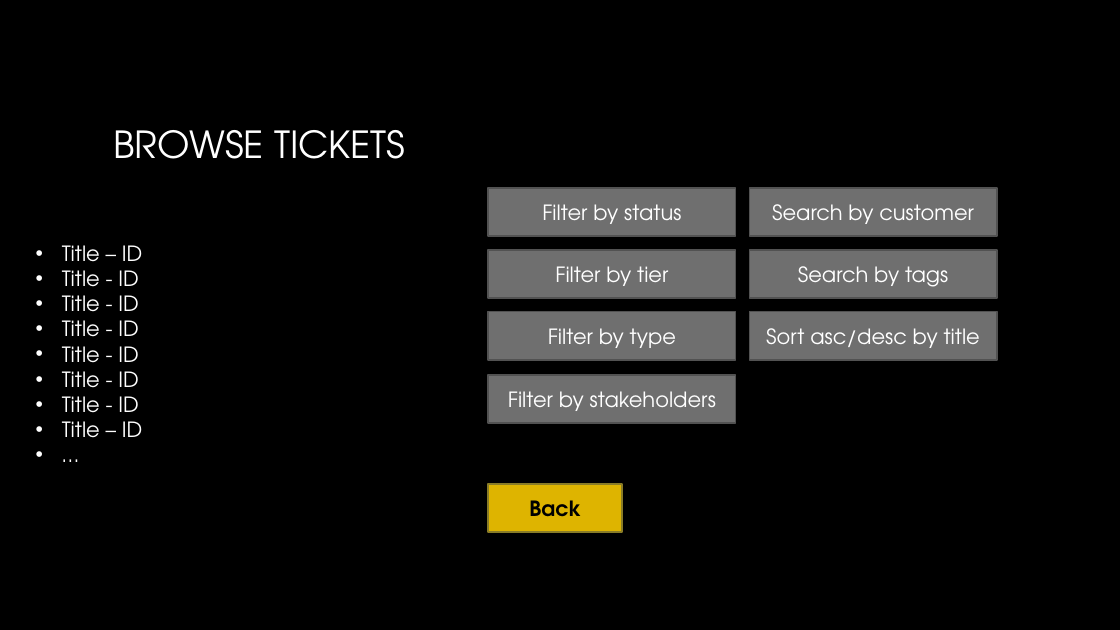
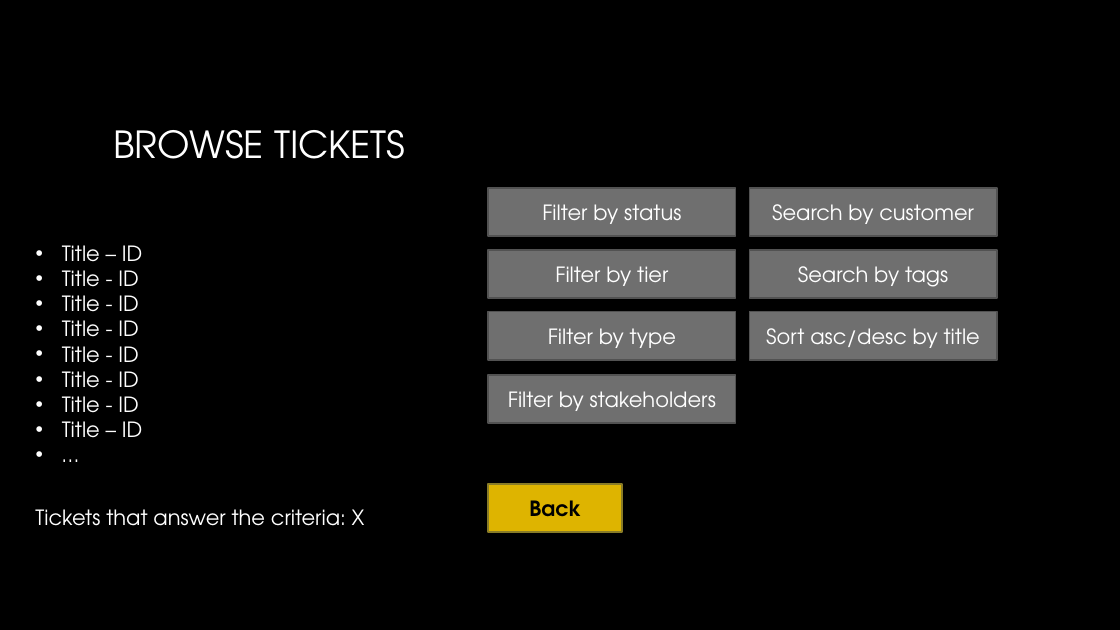
Before and after one commit to SCE-SWE-2018-G3/ticket-management-system, a slide deck: slide 17 of Requirements & Specifications/Prototype.pptx. Drawn at 1120x630 pixels with LibreOffice and Linux fonts; fonts in the diff are those of the drawing; background and template pictures are left out. Boxes give left, top, right and bottom in pixels: in the first picture for what was removed or moved away, otherwise in the second. Text is boxed around its words. In the diff, an @@ line names an element or a change of style, - is before the commit and + after.

```diff
--- a/Requirements & Specifications/Prototype.pptx
+++ b/Requirements & Specifications/Prototype.pptx
@@ text added at [35,509,365,526], 18 pt, text #FFFFFF @@
+Tickets that answer the criteria: X
```
Also in this commit, not shown: 1 other file.
